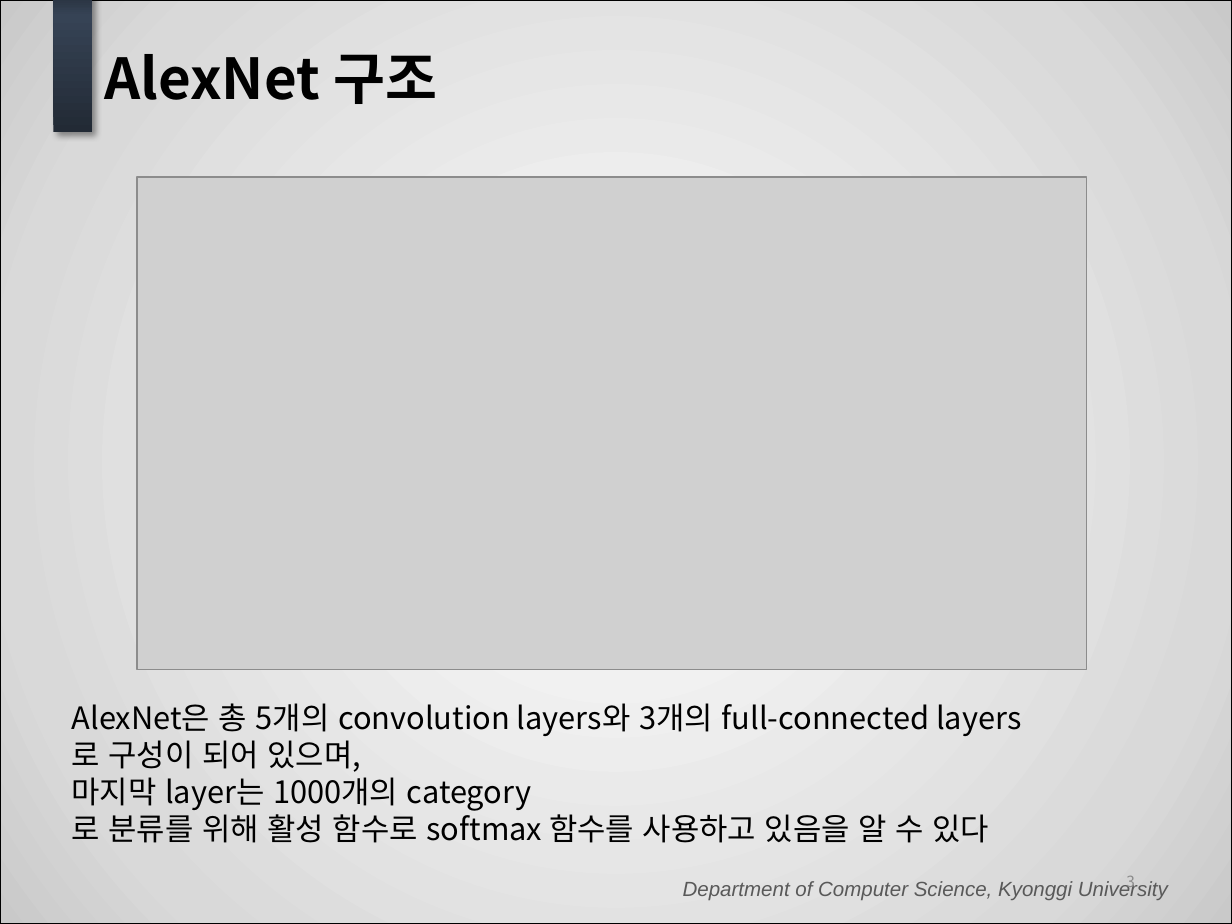
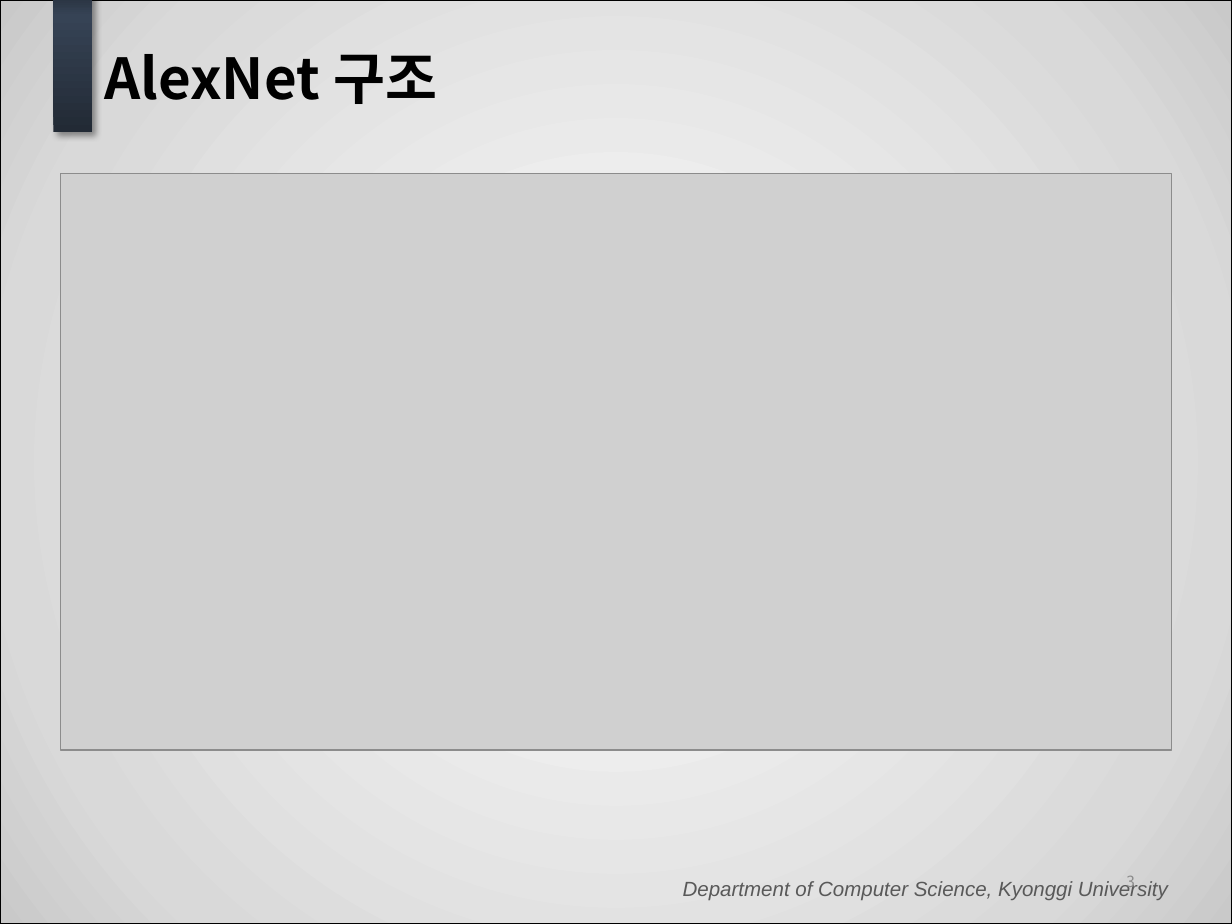
Before and after one commit to Lay4U/ROTS_StepByStep, a slide deck: slide 3 of 세미나/AlexNet (김형래).pptx. Drawn at 1232x924 pixels with LibreOffice and Linux fonts; fonts in the diff are those of the drawing; grey boxes stand for pictures; background and template pictures are left out. Boxes give left, top, right and bottom in pixels: in the first picture for what was removed or moved away, otherwise in the second. Text is boxed around its words. In the diff, an @@ line names an element or a change of style, - is before the commit and + after.

```diff
--- a/세미나/AlexNet (김형래).pptx
+++ b/세미나/AlexNet (김형래).pptx
@@ picture: place and size @@
-picture at bbox=[137, 177, 1087, 670]
+picture at bbox=[60, 174, 1172, 750]
@@ text removed at bbox=[72, 703, 989, 843] @@
-AlexNet은 총 5개의 convolution layers와 3개의 full-connected layers로 구성이 되어 있으며,
-마지막 layer는 1000개의 category로 분류를 위해 활성 함수로 softmax 함수를 사용하고 있음을 알 수 있다
```
Also in this commit, not shown: 1 other slide changed, 1 other file.
